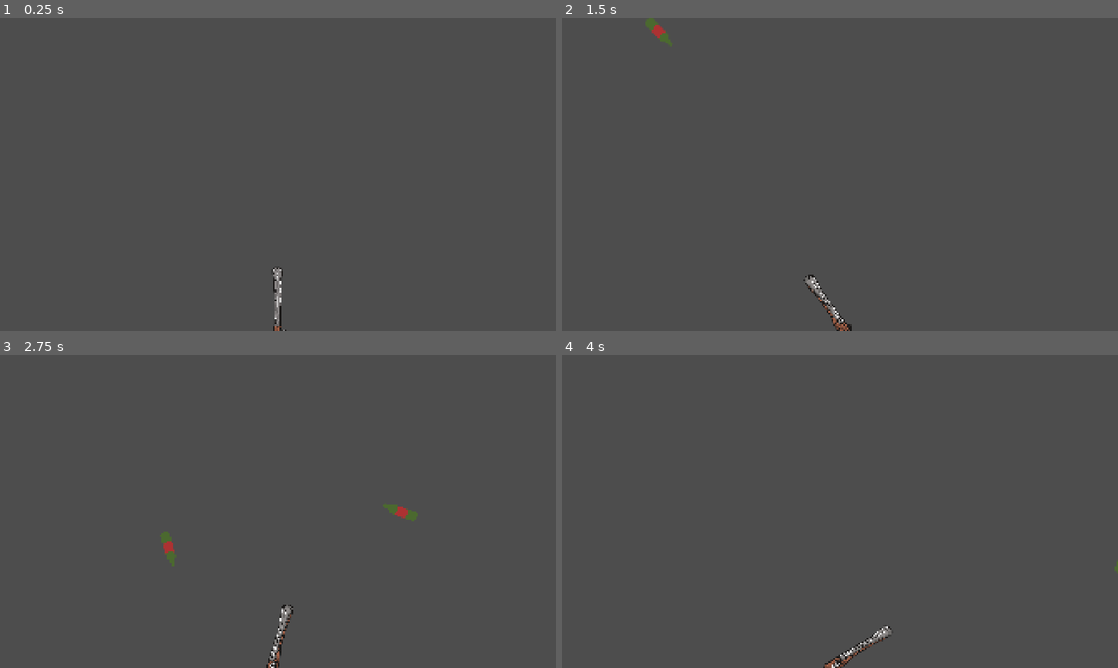
Above: before the commit, frames 1-4 (two rows, left to right).
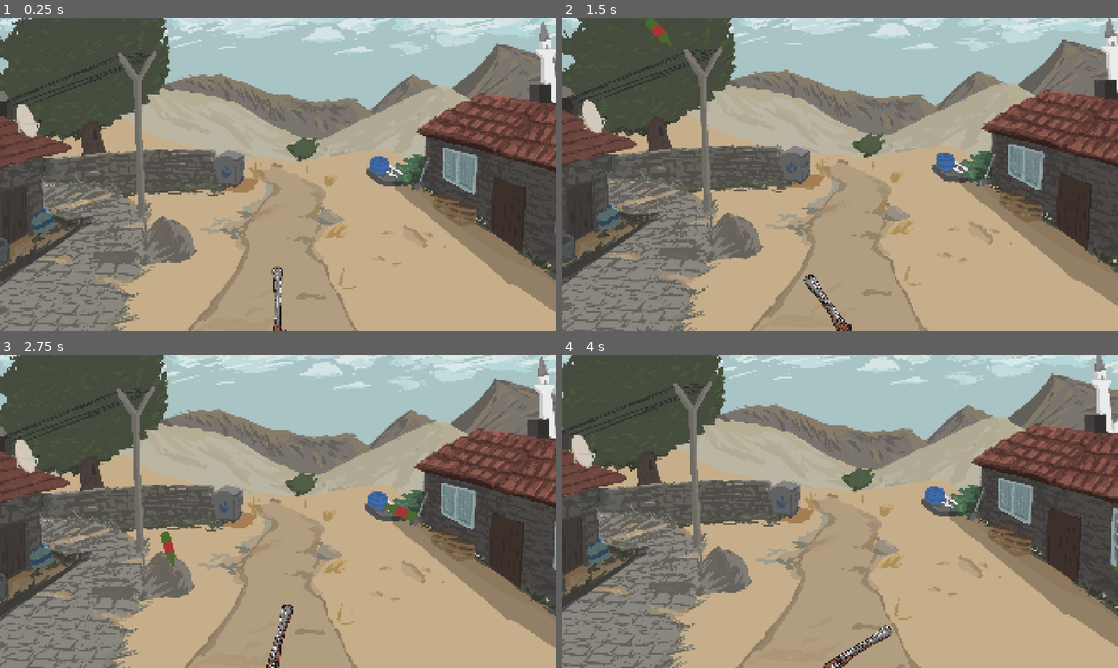
Above: after the commit, the same moments.

Repository: MisterNimbus/GrandmaReloads
Game: Godot game, scene res://scenes/main.tscn
Same seed, same stepped clock (60 frames per second), same inputs: the game is played once before the commit and once after it.
Inputs (mouse positions are in pixels of both pictures, inside the frame that each line leads up to):
- Up to frame 1 (0.25 s): no input
- Up to frame 2 (1.5 s): tap Enter at 0.5 s; move the mouse to (962, 158) at 0.52 s; hold Up (ui_up) 0.53-1.25 s; tap E (next_weapon) at 0.6 s; click (962, 158) at 0.67 s; drag from (728, 190) to (812, 237) at 1.27 s
- Up to frame 3 (2.75 s): move the mouse to (333, 442) at 2.02 s; press the mouse at (333, 442) at 2.03 s; hold Up (ui_up) from 2.03 s (still down)
- Up to frame 4 (4 s): release Up (ui_up) at 2.75 s; release the mouse at (895, 442) at 2.75 s; drag from (812, 574) to (673, 464) at 2.77 s; move the mouse to (1006, 558) at 3.52 s; hold Down (ui_down) from 3.53 s (still down); tap Q (prev_weapon) at 3.6 s; click (1006, 558) at 3.67 s

The runs differ from the first frame. In frame 1, 76% of the frame differs, in the area x 0-100%, y 0-100%; in frame 2, 76%; in frame 3, 76%; in frame 4, 77%.

Commit message:
background

Diff:
--- a/scenes/main.tscn
+++ b/scenes/main.tscn
@@ -20,6 +20,7 @@
 [ext_resource type="AudioStream" uid="uid://7kl4bmcb56rf" path="res://assets/sounds/Musket Fires/musket-fire4.mp3" id="14_y6deb"]
 [ext_resource type="AudioStream" uid="uid://dhnp0uyoda5eg" path="res://assets/sounds/Musket Fires/musket-fire5.mp3" id="15_og1vs"]
 [ext_resource type="AudioStream" uid="uid://vfnmd0kgu3yg" path="res://assets/sounds/Musket Fires/musket-fire6.mp3" id="16_2wyq8"]
+[ext_resource type="Texture2D" uid="uid://got676v7pv7o" path="res://assets/sprites/background.png" id="21_yc10j"]
 
 [sub_resource type="AudioStreamRandomizer" id="AudioStreamRandomizer_a8y0u"]
 streams_count = 7
@@ -34,10 +35,24 @@
 [node name="Main" type="Node2D" unique_id=770980598]
 script = ExtResource("1_o5qli")
 
+[node name="TextureRect" type="TextureRect" parent="." unique_id=1611286441]
+anchors_preset = 15
+anchor_right = 1.0
+anchor_bottom = 1.0
+offset_right = 2048.0
+offset_bottom = 1152.0
+grow_horizontal = 2
+grow_vertical = 2
+mouse_filter = 2
+texture = ExtResource("21_yc10j")
+expand_mode = 1
+stretch_mode = 3
+
 [node name="TargetManager" parent="." unique_id=1780119017 instance=ExtResource("2_a8y0u")]
 target_scene = ExtResource("3_jkv2x")
 
-[node name="WeaponManager" parent="." unique_id=211571345 node_paths=PackedStringArray("weapons") instance=ExtResource("2_0wfyh")]
+[node name="WeaponManager" parent="." unique_id=211571345 node_paths=PackedStringArray("texture_rect", "weapons") instance=ExtResource("2_0wfyh")]
+texture_rect = NodePath("../TextureRect")
 weapons = [NodePath("Muzzleloader"), NodePath("Shotgun"), NodePath("Revolver")]
 
 [node name="Muzzleloader" parent="WeaponManager" unique_id=1385624608 instance=ExtResource("3_tbgi4")]
--- a/scripts/gun.gd
+++ b/scripts/gun.gd
@@ -5,6 +5,9 @@
 signal out_of_ammo
 signal reload_requested(gun_id: String)
 signal weapon_switched(crosshair: Texture2D)
+@export var texture_rect: TextureRect
+
+
 
 @export_category("Gun Stats")
 @export var gun_id: String = "base_gun"
@@ -35,6 +38,9 @@
 var audio_player: AudioStreamPlayer
 var sprite: Sprite2D
 
+
+
+
 func _ready() -> void:
 	current_ammo = max_ammo
 
@@ -42,29 +48,53 @@
 	var screen_size = get_viewport_rect().size
 	global_position = Vector2(screen_size.x / 2.0, screen_size.y)
 
+
 	audio_player = AudioStreamPlayer.new()
 	add_child(audio_player)
 
 	sprite = Sprite2D.new()
 	add_child(sprite)
 
+
+
 	if view_model_straight_texture:
 		sprite.texture = view_model_straight_texture
 		sprite.offset = sprite_offset
 		sprite.rotation_degrees = sprite_rotation_offset
 
+
+	if texture_rect:
+		var centered_x: float = (get_viewport_rect().size.x - texture_rect.size.x) / 2.0
+		var centered_y: float = (get_viewport_rect().size.y - texture_rect.size.y) / 2.0
+		texture_rect.position.x = centered_x
+		texture_rect.position.y = centered_y
+
 # Track the mouse every frame
 func _process(delta: float) -> void:
-	if visible:
-		# look_at rotates the node's X-axis to point at the coordinate
-		look_at(get_global_mouse_position())
+
+	if not is_visible_in_tree():
+		return
+
+	look_at(get_global_mouse_position())
+
 
 	if abs(global_rotation_degrees) > 100:
 		sprite.texture = view_model_left_texture
+
 	elif abs(global_rotation_degrees) < 80:
 		sprite.texture = view_model_right_texture
 	else:
 		sprite.texture = view_model_straight_texture
+
+
+
+
+	if texture_rect:
+		var centered_x: float = (get_viewport_rect().size.x - texture_rect.size.x) / 2.0
+		var centered_y: float = (get_viewport_rect().size.y - texture_rect.size.y) / 2.0
+		var background_offset = ((abs(global_rotation_degrees) - 90) / 90 ) * 36
+		texture_rect.position.x = centered_x + background_offset
+		texture_rect.position.y = centered_y - abs(background_offset)
 
 
 
--- a/scripts/weaponManager.gd
+++ b/scripts/weaponManager.gd
@@ -2,6 +2,7 @@
 class_name WeaponManager
 
 signal gun_fired(damage: int, spread_radius: float)
+@export var texture_rect: TextureRect
 
 @export_category("Weapon Setup")
 ## Expand this array in the Inspector and drag your Gun nodes here
@@ -26,6 +27,7 @@
 
 	# Loop through the assigned weapons to connect signals and hide them
 	for weapon in weapons:
+		weapon.texture_rect = texture_rect
 		weapon.fired.connect(_on_gun_fired)
 		weapon.out_of_ammo.connect(_on_out_of_ammo)
 		weapon.reload_requested.connect(_on_reload_requested)
Binary file added: assets/sprites/background.png
Not shown, added: assets/sprites/background.png.import
